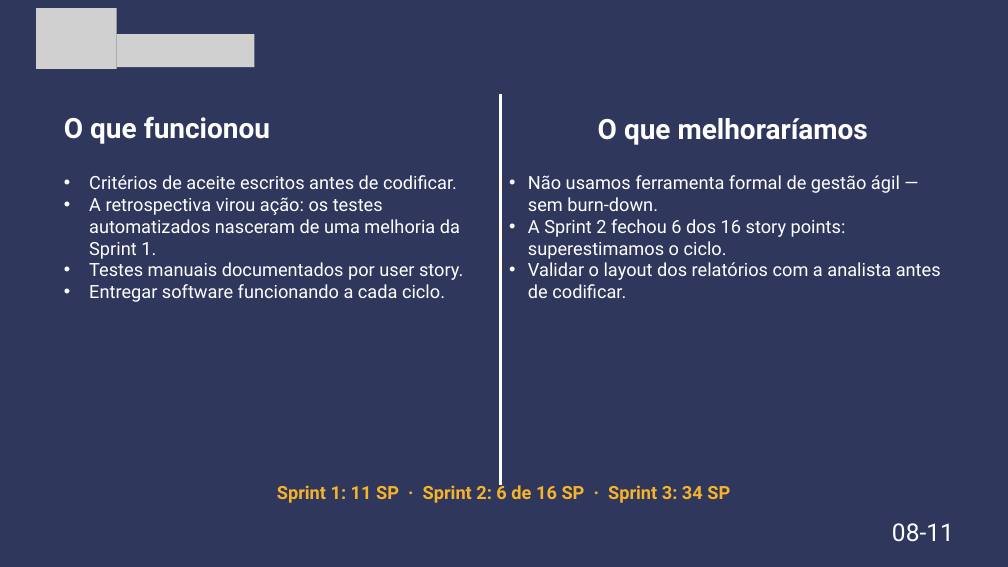
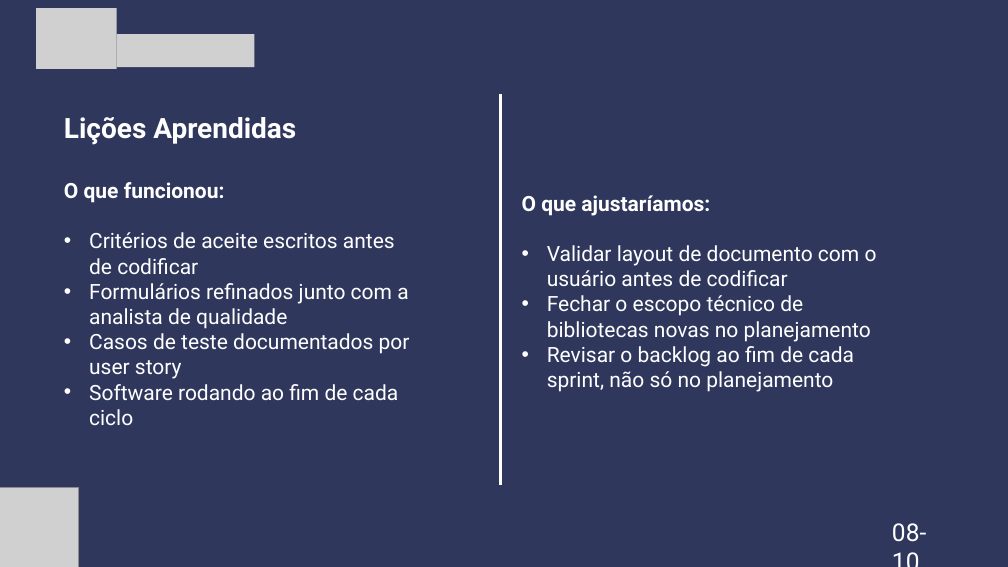
Before and after one commit to Jp-Ortolan/Sistema-controle-qualidade-verdelandia, a slide deck: slide 8 of docs/arquivos/Apresentacao_Final_SCQ_Verdelandia.pptx. Drawn at 1008x567 pixels with LibreOffice and Linux fonts; fonts in the diff are those of the drawing; grey boxes stand for pictures. Boxes give left, top, right and bottom in pixels: in the first picture for what was removed or moved away, otherwise in the second. Text is boxed around its words. In the diff, an @@ line names an element or a change of style, - is before the commit and + after.

```diff
--- a/docs/arquivos/Apresentacao_Final_SCQ_Verdelandia.pptx
+++ b/docs/arquivos/Apresentacao_Final_SCQ_Verdelandia.pptx
@@ text at (64,117,296,145): text changed @@
-O que funcionou
+Lições Aprendidas
@@ text removed at (598,118,868,145) @@
-O que melhoraríamos
@@ text removed at (528,175,941,298) @@
-• Não usamos ferramenta formal de gestão ágil — sem burn-down.
-• A Sprint 2 fechou 6 dos 16 story points: superestimamos o ciclo.
-• Validar o layout dos relatórios com a analista antes de codificar.
@@ text at (64,182,410,425): text changed; size 26 to 30 pt @@
-• Critérios de aceite escritos antes de codificar.
-• A retrospectiva virou ação: os testes automatizados nasceram de uma melhoria da Sprint 1.
-• Testes manuais documentados por user story.
-• Entregar software funcionando a cada ciclo.
+O que funcionou:
+• Critérios de aceite escritos antes de codificar
+• Formulários refinados junto com a analista de qualidade
+• Casos de teste documentados por user story
+• Software rodando ao fim de cada ciclo
@@ text added at (522,195,877,392), 30 pt, text #FFFFFF @@
+O que ajustaríamos:
+• Validar layout de documento com o usuário antes de codificar
+• Fechar o escopo técnico de bibliotecas novas no planejamento
+• Revisar o backlog ao fim de cada sprint, não só no planejamento
@@ picture added at (0,487,79,567) @@
@@ text removed at (277,482,730,503) @@
-Sprint 1: 11 SP · Sprint 2: 6 de 16 SP · Sprint 3: 34 SP
@@ text at (892,523,926,542): text changed @@
-08-11
+08-10
```
Also in this commit, not shown: 7 other slides changed, 2 slides added, 3 slides removed, 4 other files.
